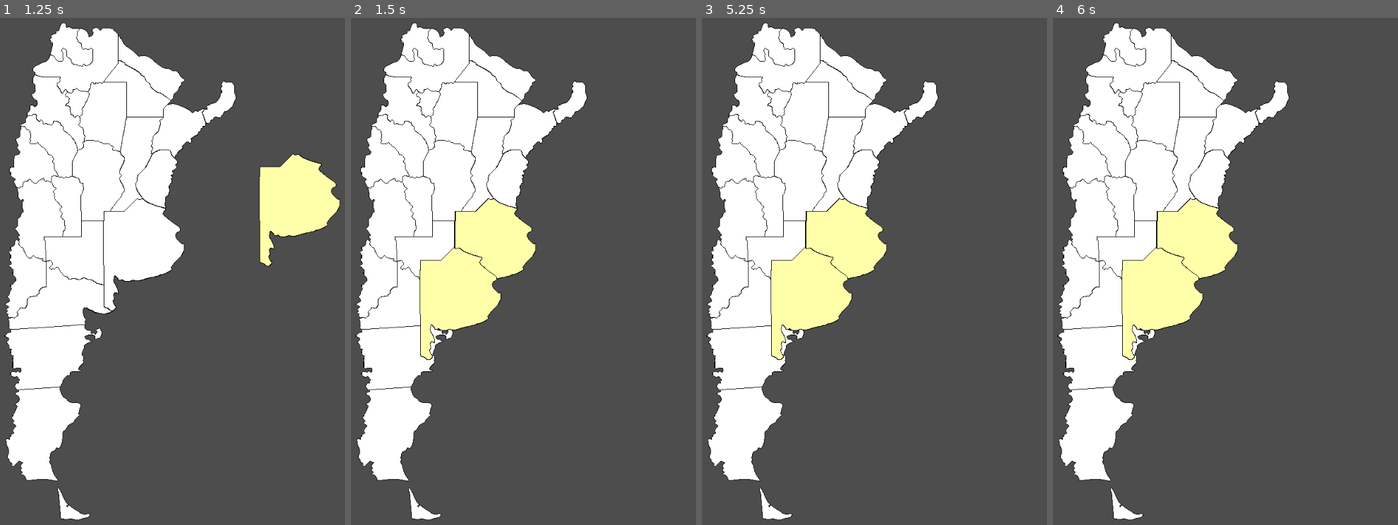
Above: before the commit, frames 1-4 (left to right).
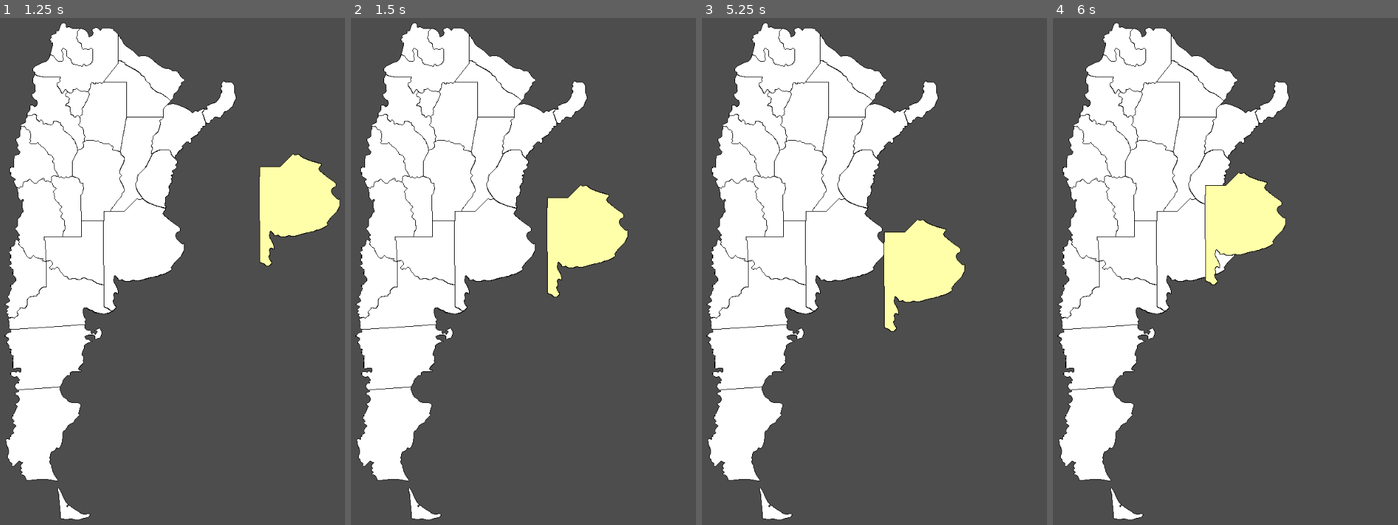
Above: after the commit, the same moments.

Repository: TheMaxcraft1/Argentina_Y_Sus_Provincias
Game: Godot game, scene res://Scenes/ModoTerritorio.tscn
The game is run twice, just before and just after one commit, with the same random seed, the same clock (stepped at 60 frames per second) and the same inputs. This scene is started directly instead of the project's main scene.
Inputs (mouse positions are in pixels of both pictures, inside the frame that each line leads up to):
- Up to frame 1 (1.25 s): tap Enter at 0.5 s; move the mouse to (300, 210) at 0.52 s; press the mouse at (300, 210) at 0.53 s
- Up to frame 2 (1.5 s): tap Space at 1.25 s; move the mouse to (461, 301) at 1.27 s; release the mouse at (461, 301) at 1.28 s; click (461, 301) at 1.35 s
- Up to frame 3 (5.25 s): tap Enter at 2, 3.5 s; move the mouse to (946, 149) at 2.02 s; press the mouse at (946, 149) at 2.03 s; tap Space at 2.75, 4.25 s; move the mouse to (877, 388) at 2.77 s; release the mouse at (877, 388) at 2.78 s; click (877, 388) at 2.85 s; move the mouse to (1036, 357) at 3.52 s; press the mouse at (1036, 357) at 3.53 s; move the mouse to (767, 190) at 4.27 s; release the mouse at (767, 190) at 4.28 s; click (767, 190) at 4.35 s; move the mouse to (922, 276) at 5.02 s; press the mouse at (922, 276) at 5.03 s
- Up to frame 4 (6 s): move the mouse to (1184, 134) at 5.77 s; release the mouse at (1184, 134) at 5.78 s; click (1184, 134) at 5.85 s

Frame 1 is identical in both runs. In frame 2, 8.8% of the frame differs, in the area x 19-81%, y 32-68%; in frame 3, 8.8%; in frame 4, 7.3%.

Commit message:
Province movement improved and idea for name mode

Diff:
--- a/Scenes/ModoNombres.tscn
+++ b/Scenes/ModoNombres.tscn
@@ -1,6 +1,6 @@
 [gd_scene load_steps=8 format=3 uid="uid://tv2huern6bcx"]
 
-[ext_resource type="Script" path="res://Scenes/ModoNombres.gd" id="1_meqn4"]
+[ext_resource type="Script" path="res://Scripts/ModoNombres.gd" id="1_jd2nw"]
 [ext_resource type="Texture2D" uid="uid://dm1olp325sedw" path="res://Textures/ArgentinaColores.png" id="1_omwkg"]
 [ext_resource type="FontFile" uid="uid://bhgv5tmtb36fc" path="res://Fonts/MinecraftRegular-Bmg3.otf" id="2_p83ph"]
 [ext_resource type="FontFile" uid="uid://bl5ehi4udgkic" path="res://Fonts/MinecraftItalic-R8Mo.otf" id="4_7g6e2"]
@@ -9,7 +9,15 @@
 [ext_resource type="AudioStream" uid="uid://d0r5nvy7q0e65" path="res://Sounds/province_name_miss.wav" id="7_ameqi"]
 
 [node name="Node2D" type="Node2D"]
-script = ExtResource("1_meqn4")
+script = ExtResource("1_jd2nw")
+
+[node name="Background" type="ColorRect" parent="."]
+visible = false
+offset_left = -27.0
+offset_top = -15.0
+offset_right = 834.0
+offset_bottom = 1027.0
+color = Color(0.807843, 0.992157, 1, 1)
 
 [node name="Argentina" type="Area2D" parent="."]
 position = Vector2(260, 493)
@@ -89,6 +97,17 @@
 position = Vector2(328, 444)
 scale = Vector2(0.2, 0.2)
 texture = ExtResource("5_02cxq")
+
+[node name="BuenosAiresLabel" type="Label" parent="."]
+visible = false
+offset_left = 334.0
+offset_top = 435.0
+offset_right = 489.0
+offset_bottom = 463.0
+theme_override_colors/font_color = Color(1, 0, 0, 1)
+theme_override_fonts/font = ExtResource("2_p83ph")
+theme_override_font_sizes/font_size = 20
+text = "Buenos Aires"
 
 [node name="CorrientesLineEdit" type="LineEdit" parent="."]
 offset_left = 386.0
--- a/Scenes/ModoTerritorio.tscn
+++ b/Scenes/ModoTerritorio.tscn
@@ -34,14 +34,15 @@
 
 [node name="BuenosAiresSprite" type="Sprite2D" parent="Argentina/BuenosAires"]
 visible = false
-position = Vector2(5, 16)
+texture_filter = 1
+position = Vector2(4, 16)
 texture = ExtResource("2_fll10")
+offset = Vector2(0.5, 0)
 
 [node name="ProvinciasSpawner" type="Marker2D" parent="."]
 position = Vector2(577, 384)
 
 [node name="BuenosAiresProvincia" parent="." instance=ExtResource("2_oh2uf")]
 position = Vector2(577, 384)
-sprite = ExtResource("2_fll10")
 
 [connection signal="area_entered" from="Argentina/BuenosAires" to="Argentina" method="_on_buenos_aires_area_entered"]
--- a/Scenes/provincia.tscn
+++ b/Scenes/provincia.tscn
@@ -1,9 +1,11 @@
-[gd_scene load_steps=2 format=3 uid="uid://bgupw30j32r5n"]
+[gd_scene load_steps=3 format=3 uid="uid://bgupw30j32r5n"]
 
 [ext_resource type="Script" path="res://Scripts/Provincia.gd" id="1_qwep5"]
+[ext_resource type="Texture2D" uid="uid://cbbn5xxolnxhh" path="res://Textures/BuenosAires.png" id="2_hj0xb"]
 
 [node name="Provincia" type="Area2D"]
 script = ExtResource("1_qwep5")
+sprite = ExtResource("2_hj0xb")
 
 [node name="Sprite2D" type="Sprite2D" parent="."]
 
--- a/Scenes/ModoNombres.gd
+++ b/Scripts/ModoNombres.gd
@@ -39,7 +39,19 @@
 	pitch += 0.05
 
 func _on_buenos_aires_line_edit_text_submitted(txt):
-	provinceSignalProcessing(txt, "buenos aires", $BuenosAiresLineEdit)
+	#provinceSignalProcessing(txt, "buenos aires", $BuenosAiresLineEdit)
+	if txt.to_lower() == "buenos aires":
+		updateScoreLabel(100 * multiplier)
+		multiplier += 1
+		comboUpSFX()
+	else:
+		multiplier = 1
+		$ComboMiss.play()
+		$BuenosAiresLineEdit.set_visible(false)
+		$BuenosAiresLabel.set_visible(true)
+	updateMultiplierLabel()
+	$BuenosAiresLineEdit.set_editable(false)
+	$BuenosAiresLineEdit.set_focus_mode(Control.FOCUS_NONE)
 
 
 func _on_entre_rios_line_edit_text_submitted(txt):
--- a/Scripts/Pais.gd
+++ b/Scripts/Pais.gd
@@ -13,5 +13,6 @@
 
 
 func _on_buenos_aires_area_entered(area):
-	if area.get_name() == "BuenosAiresProvincia":
+	if area.get_name() == "BuenosAiresProvincia" and !area.get_is_left_mouse_pressed():
+		print(area.get_is_left_mouse_pressed())
 		$BuenosAires/BuenosAiresSprite.set_visible(true)
--- a/Scripts/Provincia.gd
+++ b/Scripts/Provincia.gd
@@ -3,6 +3,7 @@
 @export var sprite: Texture2D
 var mouse_pos
 var is_mouse_over_sprite
+var is_left_mouse_pressed = false
 
 # Called when the node enters the scene tree for the first time.
 func _ready():
@@ -17,10 +18,20 @@
 	mouse_pos = get_viewport().get_mouse_position()
 
 	if Input.is_action_pressed("left_mouse"):
-		if is_mouse_over_sprite:
-			position = mouse_pos
+		is_left_mouse_pressed = true
+	elif Input.is_action_just_released("left_mouse"):
+		is_left_mouse_pressed = false
 
+	if is_mouse_over_sprite and is_left_mouse_pressed:
+		position = position.lerp(mouse_pos, delta * 20)
+		#position = mouse_pos
 
+#	if Input.is_action_pressed("left_mouse"):
+#		if is_mouse_over_sprite:
+#			position = position.lerp(mouse_pos, delta * 20)
+
+func get_is_left_mouse_pressed():
+	return is_left_mouse_pressed
 
 func _on_mouse_entered():
 	is_mouse_over_sprite = true
--- a/project.godot
+++ b/project.godot
@@ -19,6 +19,8 @@
 
 window/size/viewport_width=800
 window/size/viewport_height=1000
+window/size/resizable=false
+window/stretch/mode="viewport"
 
 [input]
 
@@ -30,5 +32,6 @@
 
 [rendering]
 
+textures/canvas_textures/default_texture_filter=0
 renderer/rendering_method="gl_compatibility"
 renderer/rendering_method.mobile="gl_compatibility"
